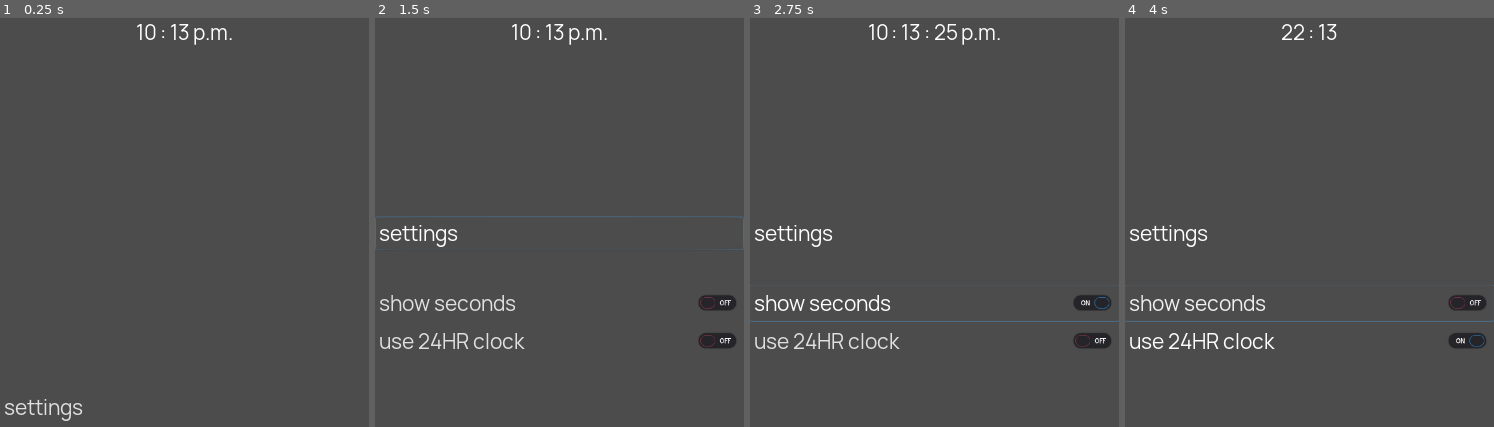
Above: before the commit, frames 1-4 (left to right).
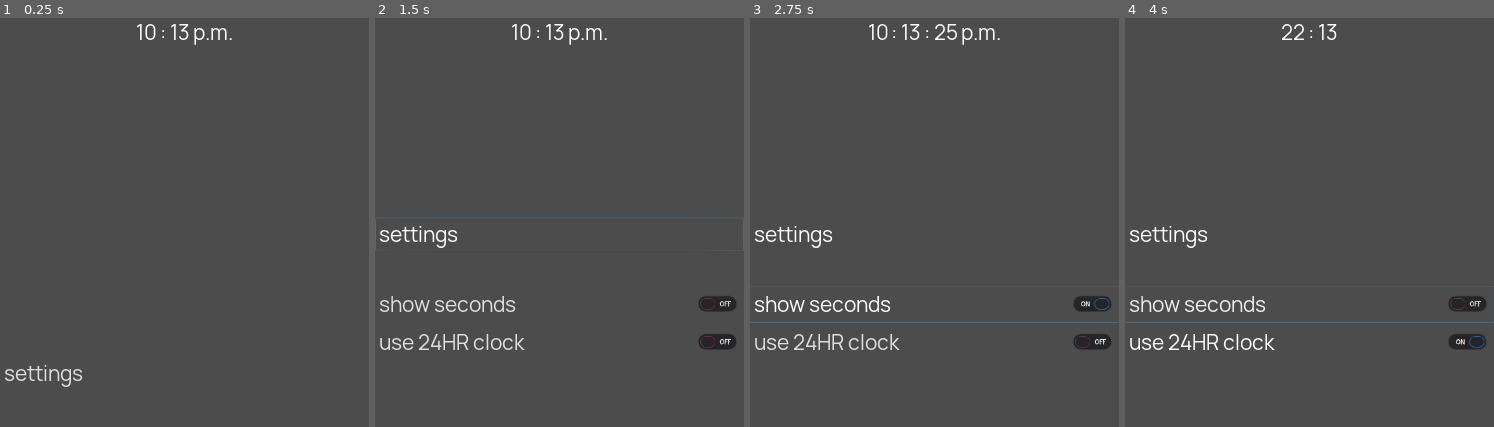
Above: after the commit, the same moments.

Repository: mrwm/clock
Game: Godot game, scene res://Main.tscn
Same seed, same stepped clock (60 frames per second), same inputs: the game is played once before the commit and once after it.
Inputs (mouse positions are in pixels of both pictures, inside the frame that each line leads up to):
- Up to frame 1 (0.25 s): no input
- Up to frame 2 (1.5 s): tap Enter at 0.5 s; move the mouse to (outside the picture) at 0.52 s; click (outside the picture) at 0.67 s; click "settings" at 1.25 s
- Up to frame 3 (2.75 s): click "show seconds" at 2 s
- Up to frame 4 (4 s): click "use 24HR clock" at 2.75 s; click "show seconds" at 3.5 s

The runs differ from the first frame. In frame 1, 0.7% of the frame differs, in the area x 1-23%, y 84-99%; in frame 2, 1.9%; in frame 3, 1.9%; in frame 4, 1.9%, in the area x 0-100%, y 50-82%.

Commit message:
fix menu transitions between stopwatch and regular clock

Diff:
--- a/Menu.gd
+++ b/Menu.gd
@@ -13,35 +13,6 @@
 # Called when the node enters the scene tree for the first time.
 func _ready():
 
-#  if (Variables.currentScene == Variables.CurrentSceneIs.ALARM):
-#    print("alarm")
-#
-#  elif (Variables.currentScene == Variables.CurrentSceneIs.CLOCK):
-#    toggle1 = CheckButton.new()
-#    toggle1.name = "SecondToggle";
-#    toggle1.text = "show seconds";
-#    toggle2 = CheckButton.new()
-#    toggle2.name = "Use24Toggle";
-#    toggle2.text = "use 24HR clock";
-#    toggle3 = CheckButton.new()
-#    toggle3.visible = false;
-#
-#  elif (Variables.currentScene == Variables.CurrentSceneIs.TIMER):
-#    print("timer")
-#
-#  elif (Variables.currentScene == Variables.CurrentSceneIs.STOPWATCH):
-#    toggle1 = Button.new()
-#    toggle1.name = "Start";
-#    toggle1.text = "start";
-#    toggle2 = Button.new()
-#    toggle2.name = "Lap";
-#    toggle2.text = "lap";
-#    toggle2.disabled = true;
-#    toggle3 = Button.new()
-#    toggle3.name = "Reset";
-#    toggle3.text = "reset";
-#    toggle3.disabled = true;
-#
   # Settings button
   settingsBtn.name = "SettingsBtn";
   settingsBtn.text = "settings";
@@ -57,31 +28,9 @@
   paddingLabel1.name = "SettingsPad1";
   menuList.add_child(paddingLabel1);
   paddingLabel1.rect_size.y = 100
-#
-#  # First toggle
-#  toggle1.align = Button.ALIGN_LEFT;
-#  toggle1.flat = true;
-#  toggle1.toggle_mode = true;
-#  # warning-ignore:return_value_discarded
-#  toggle1.connect("toggled", self,"_on_FirstToggle_toggled");
-#  menuList.add_child(toggle1);
-#
-#  # Second toggle
-#  toggle2.align = Button.ALIGN_LEFT;
-#  toggle2.flat = true;
-#  toggle2.toggle_mode = true;
-#  # warning-ignore:return_value_discarded
-#  toggle2.connect("toggled", self,"_on_SecondToggle_toggled");
-#  menuList.add_child(toggle2);
-#
-#  # Third toggle
-#  toggle3.align = Button.ALIGN_LEFT;
-#  toggle3.flat = true;
-#  toggle3.toggle_mode = true;
-#  # warning-ignore:return_value_discarded
-#  toggle3.connect("toggled", self,"_on_ThirdToggle_toggled");
-#  menuList.add_child(toggle3);
-  _update_btn_text(Variables.currentScene)
+
+  # Toggle buttons
+  update_btn(Variables.currentScene)
 
   # Padding label
   var paddingLabel2 := Label.new();
@@ -95,7 +44,7 @@
     if ($MenuList.get_child(i).visible):
       menuHide += $MenuList.get_child(i).rect_size.y;
     pass
-  menuHide = menuHide - $MenuList.get_child(0).rect_size.y;
+  menuHide = menuHide - ($MenuList.get_child(0).rect_size.y * 2);
 
 # TODO:
 #
@@ -130,23 +79,20 @@
       if self.rect_position.y > menuHide:
         self.rect_position.y = menuHide
     settingsBtn.pressed = false
-
   if (Variables.switchScene):
-    _update_btn_text(Variables.currentScene)
+    update_btn(Variables.currentScene)
     Variables.switchScene = false
-    #print($MenuList.get_child_count())
-
-# Update button text on current scene
-func _update_btn_text(scene):
+
+
+func update_btn(scene):
+  """Update the toggle buttons for the information specified with 'scene'"""
 
   if(Variables.switchScene):
     toggle1.queue_free()
     toggle2.queue_free()
     toggle3.queue_free()
-
   if (scene == Variables.CurrentSceneIs.ALARM):
-    print("alarm")
-
+    print("menu: alarm")
   elif (scene == Variables.CurrentSceneIs.CLOCK):
     toggle1 = CheckButton.new()
     toggle1.name = "SecondToggle";
@@ -159,10 +105,8 @@
     toggle3.text = "pad";
     toggle3.modulate.a = 0;
     toggle3.disabled = true;
-
   elif (scene == Variables.CurrentSceneIs.TIMER):
-    print("timer")
-
+    print("menu: timer")
   elif (scene == Variables.CurrentSceneIs.STOPWATCH):
     toggle1 = Button.new()
     toggle1.name = "Start";
@@ -175,6 +119,16 @@
     toggle3.name = "Reset";
     toggle3.text = "reset";
     toggle3.disabled = true;
+    var milsec = $"../Stopwatch/VBoxContainer/CenterContainer/TimeSplit/milsecLabel".text
+    if (Variables.stopwatchRun):
+      toggle1.text = "pause"
+      toggle2.disabled = false;
+      toggle3.disabled = false;
+    elif (milsec != "000"): # lets hope users don't stop the timer at perfect "000"
+      toggle1.text = "resume"
+      toggle2.disabled = true;
+      toggle3.disabled = false;
+      pass
 
   # First toggle
   toggle1.align = Button.ALIGN_LEFT;
@@ -206,6 +160,10 @@
   menuList.move_child(toggle2, 3);
   menuList.move_child(toggle3, 4);
   pass
+
+###########
+# Buttons #
+###########
 
 # Settings button
 func _on_SettingsBtn_toggled(button_pressed):
